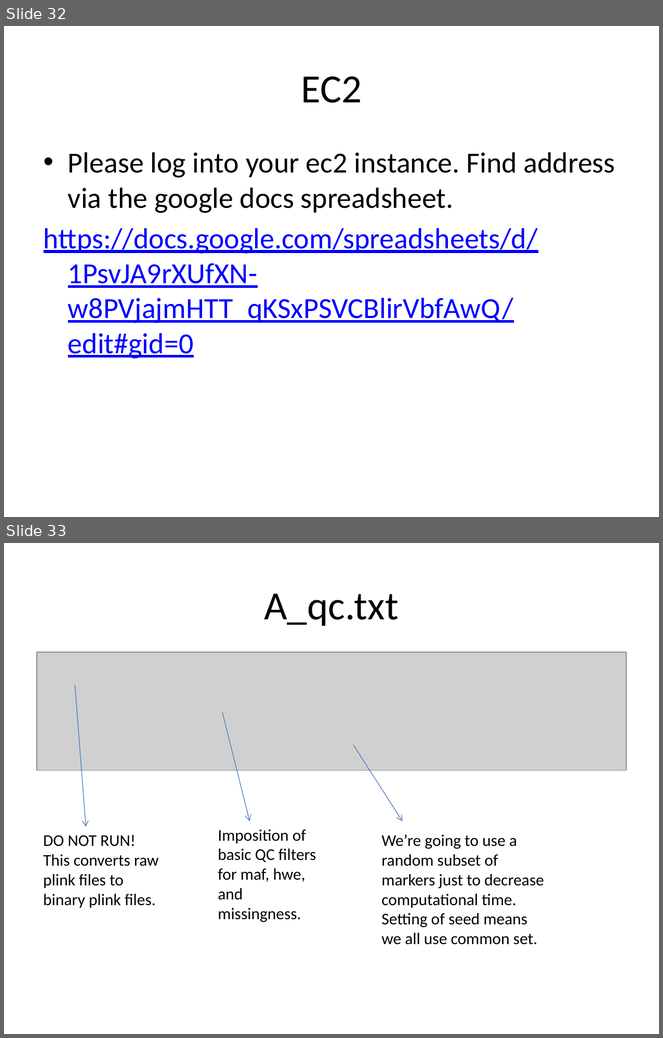
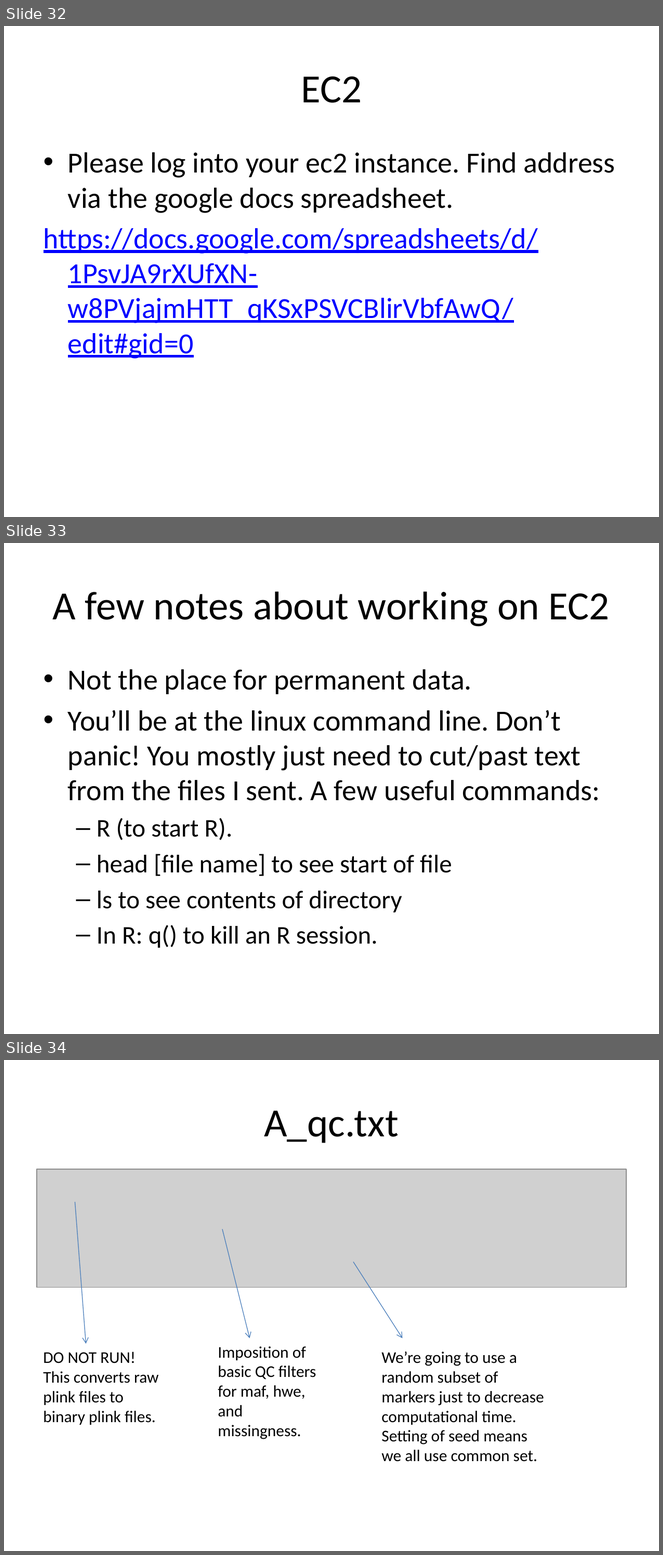
Before and after one commit to ben-domingue/igss2015, a slide deck: domingue-igss2015-presentation.pptx. Shown one above the other, each under a label of ours: slides 32 and 33 before the commit, slides 32, 33 and 34 after it. The pictures are 663x1038 and 663x1555 pixels, drawn with LibreOffice and Linux fonts; fonts in the diff are those of the drawing; grey boxes stand for pictures. Boxes give left, top, right and bottom in pixels: in the first picture for what was removed or moved away, otherwise in the second. Text is boxed around its words. In the diff, an @@ line names an element or a change of style, - is before the commit and + after.

Commit message:
updating presentation

```diff
--- a/domingue-igss2015-presentation.pptx
+++ b/domingue-igss2015-presentation.pptx
@@ slide 33 added at box(4, 543, 659, 1034), background #FFFFFF @@
@@ title added at box(53, 591, 610, 627), 44 pt, text #000000 @@
+A few notes about working on EC2
@@ text added at box(68, 669, 600, 948), 32 pt, text #000000 @@
+• Not the place for permanent data.
+• You’ll be at the linux command line. Don’t panic! You mostly just need to cut/past text from the files I sent. A few useful commands:
+  – R (to start R).
+  – head [file name] to see start of file
+  – ls to see contents of directory
+  – In R: q() to kill an R session.
@@ what was slide 33 is now slide 34 @@
```
